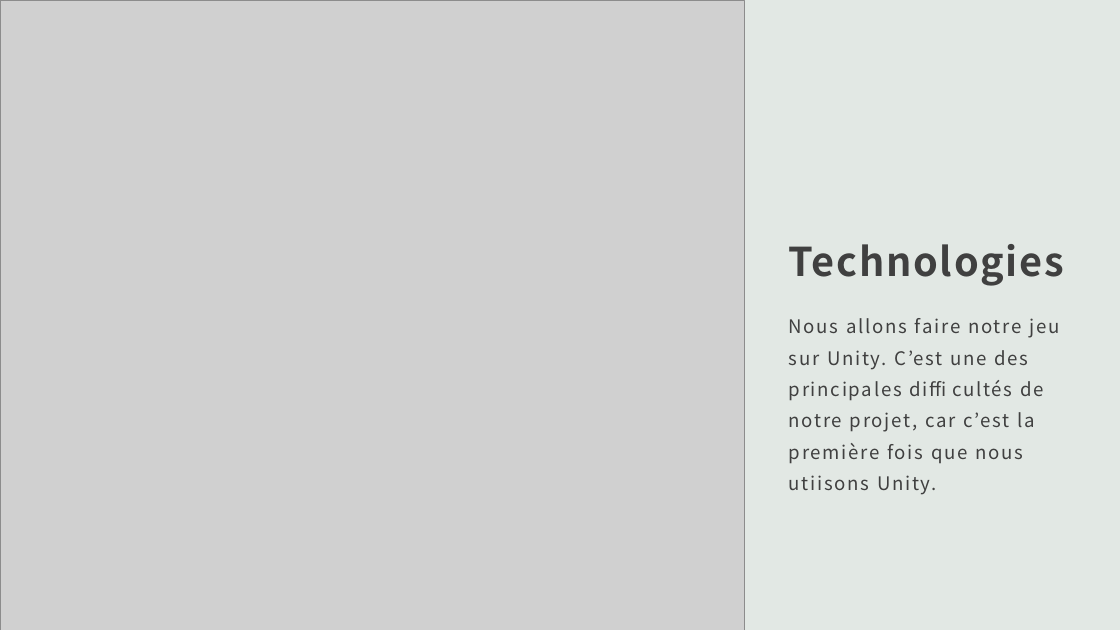
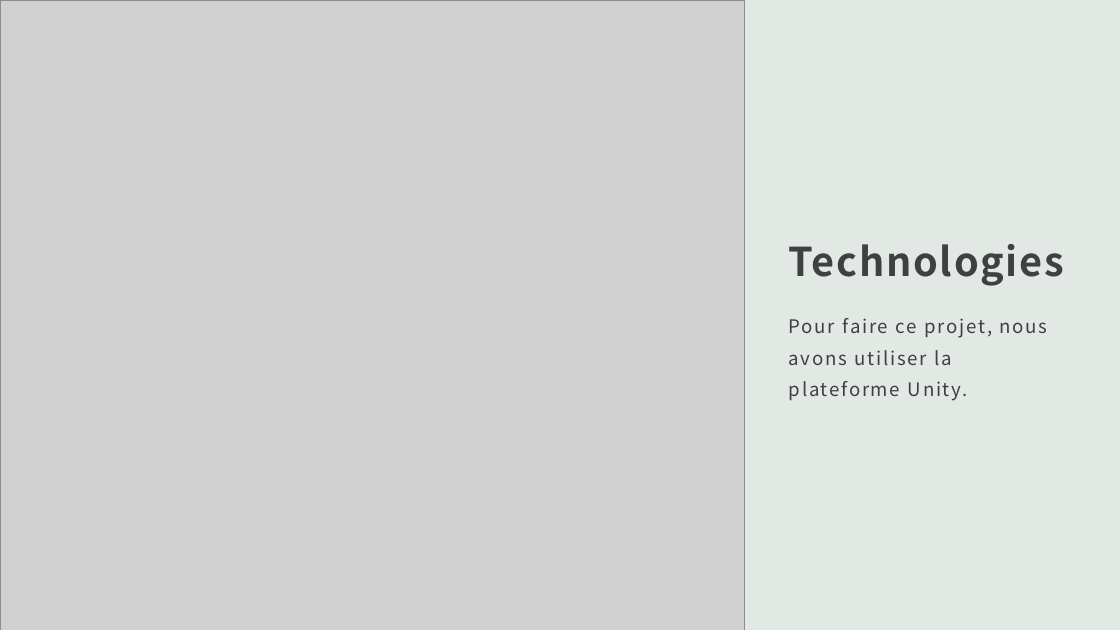
Before and after one commit to VincentMoreauBenoit/H23_204_CODE_WARS, a slide deck: slide 7 of Ébauche du projet/Projet Sim CODE WARS.pptx. Drawn at 1120x630 pixels with LibreOffice and Linux fonts; fonts in the diff are those of the drawing; grey boxes stand for pictures. Boxes give left, top, right and bottom in pixels: in the first picture for what was removed or moved away, otherwise in the second. Text is boxed around its words. In the diff, an @@ line names an element or a change of style, - is before the commit and + after.

```diff
--- a/Ébauche du projet/Projet Sim CODE WARS.pptx
+++ b/Ébauche du projet/Projet Sim CODE WARS.pptx
@@ text at [789,318,1048,401]: text changed @@
-Nous allons faire notre jeu sur Unity. C’est une des principales difficultés de notre projet, car c’est la première fois que nous utiisons Unity.
+Pour faire ce projet, nous avons utiliser la plateforme Unity.
```
Also in this commit, not shown: 7 other slides changed, 1 slide added, 1 slide removed, 14 other files.
